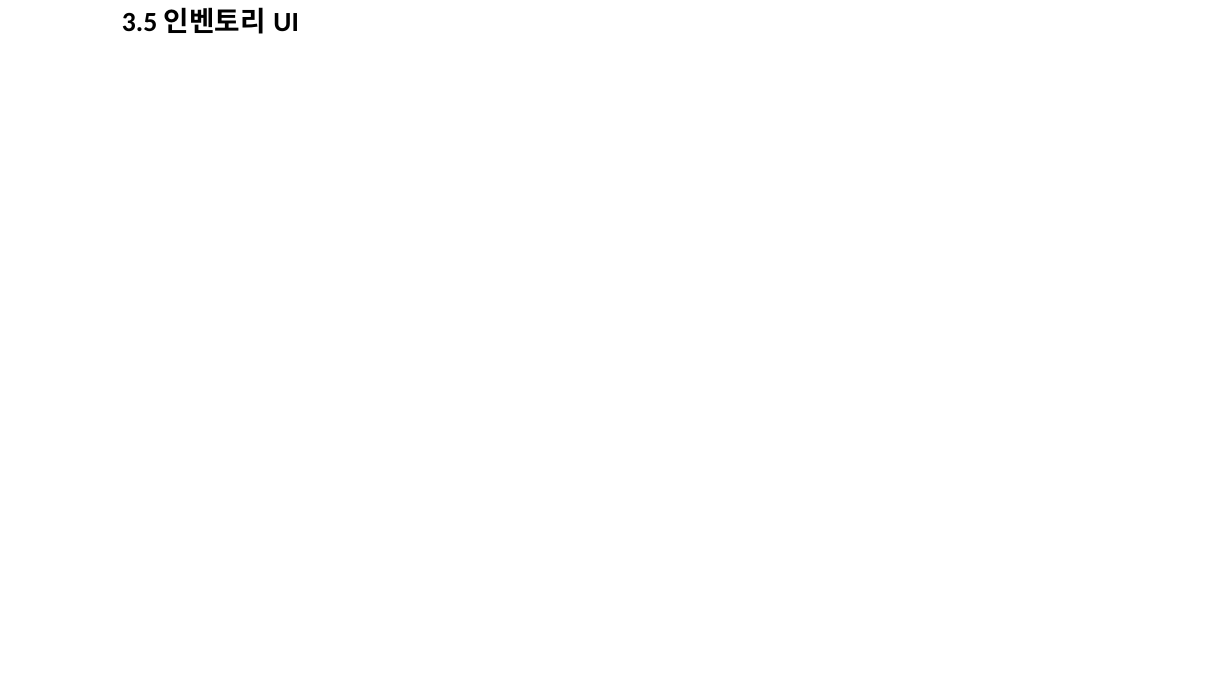
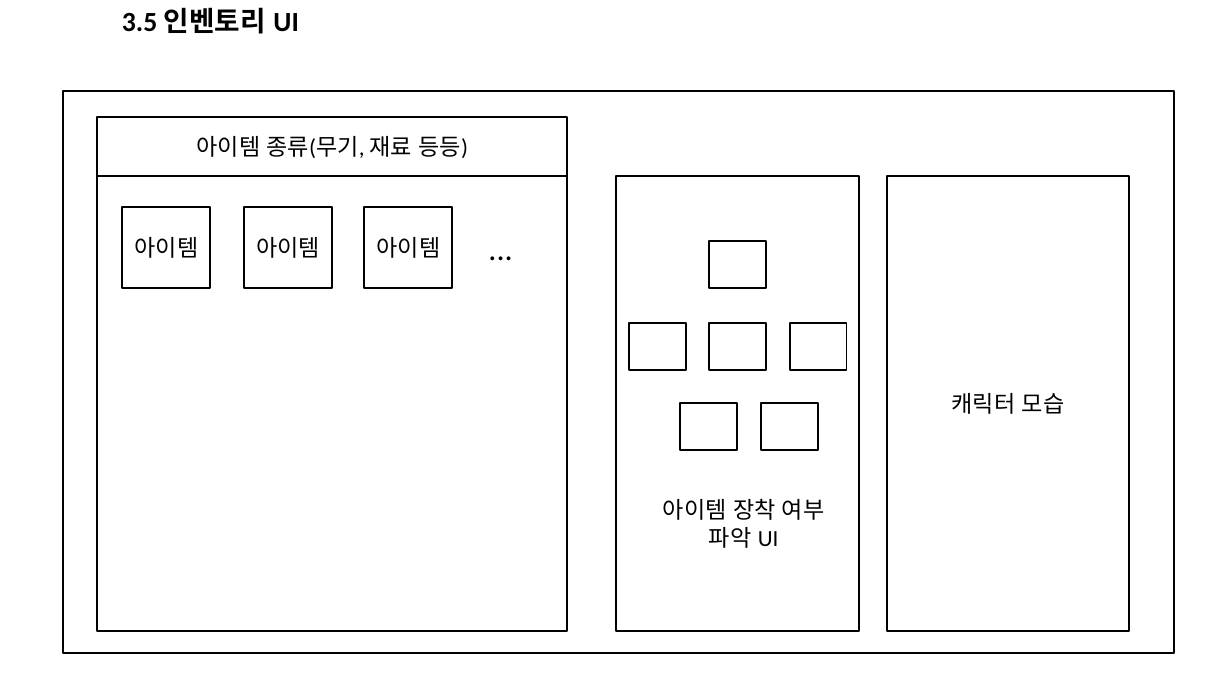
Before and after one commit to MinSeok0406/Project_RE, a slide deck: slide 16 of PROJECT_RE_UI배치도.pptx. Drawn at 1232x693 pixels with LibreOffice and Linux fonts; fonts in the diff are those of the drawing. Boxes give left, top, right and bottom in pixels: in the first picture for what was removed or moved away, otherwise in the second. Text is boxed around its words. In the diff, an @@ line names an element or a change of style, - is before the commit and + after.

```diff
--- a/PROJECT_RE_UI배치도.pptx
+++ b/PROJECT_RE_UI배치도.pptx
@@ rectangle added at (x1=64, y1=91, x2=1175, y2=653), outline #000000 1.5 pt @@
@@ rectangle added at (x1=98, y1=117, x2=568, y2=177), outline #000000 1.5 pt, 18 pt, text #000000 @@
+아이템 종류(무기, 재료 등등)
@@ rectangle added at (x1=98, y1=177, x2=568, y2=631), outline #000000 1.5 pt @@
@@ rectangle added at (x1=616, y1=177, x2=860, y2=631), outline #000000 1.5 pt @@
@@ rectangle added at (x1=887, y1=177, x2=1130, y2=631), outline #000000 1.5 pt, 18 pt, text #000000 @@
+캐릭터 모습
@@ rectangle added at (x1=122, y1=207, x2=210, y2=287), outline #000000 1.5 pt, 18 pt, text #000000 @@
+아이템
@@ rectangle added at (x1=244, y1=207, x2=332, y2=287), outline #000000 1.5 pt, 18 pt, text #000000 @@
+아이템
@@ rectangle added at (x1=364, y1=207, x2=452, y2=287), outline #000000 1.5 pt, 18 pt, text #000000 @@
+아이템
@@ text added at (x1=453, y1=225, x2=549, y2=272), 25 pt, text #000000 @@
+...
@@ rectangle added at (x1=709, y1=241, x2=766, y2=288), outline #000000 1.5 pt @@
@@ rectangle added at (x1=629, y1=323, x2=687, y2=371), outline #000000 1.5 pt @@
@@ rectangle added at (x1=709, y1=323, x2=766, y2=371), outline #000000 1.5 pt @@
@@ rectangle added at (x1=790, y1=323, x2=848, y2=371), outline #000000 1.5 pt @@
@@ rectangle added at (x1=680, y1=404, x2=738, y2=451), outline #000000 1.5 pt @@
@@ rectangle added at (x1=762, y1=404, x2=819, y2=451), outline #000000 1.5 pt @@
@@ text added at (x1=663, y1=498, x2=825, y2=548), 18 pt, text #000000 @@
+아이템 장착 여부 파악 UI
```
Also in this commit, not shown: 4 other slides changed.
